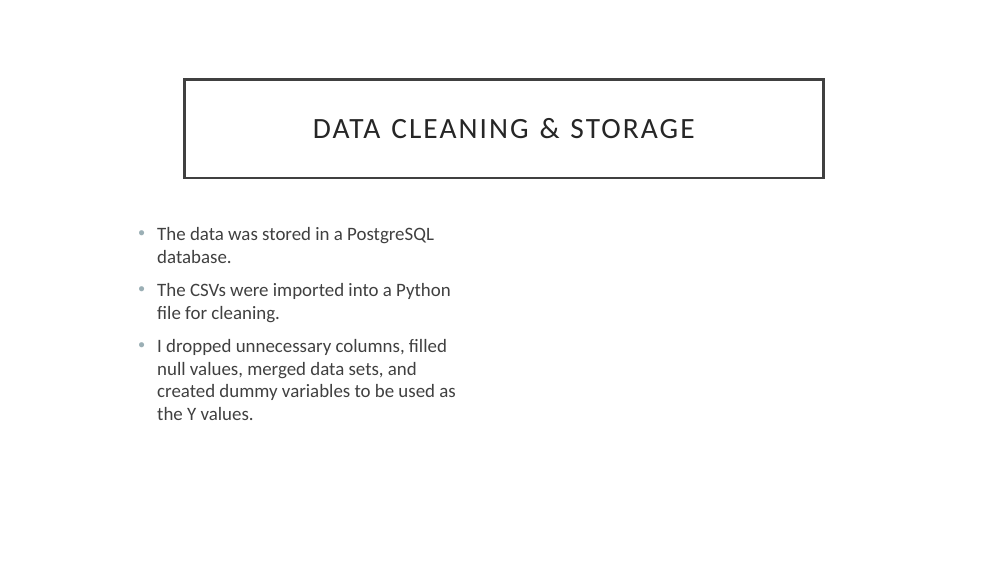
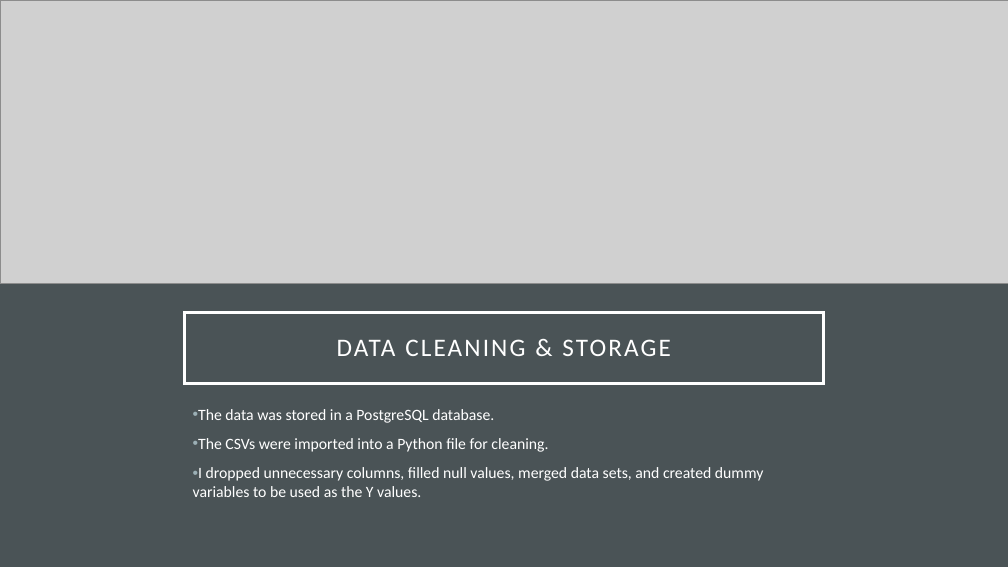
Before and after one commit to wreinhold/nba-awards-predictor, a slide deck: slide 3 of NBA Award Models Presentation.pptx (slide 4 before the commit). Drawn at 1008x567 pixels with LibreOffice and Linux fonts; fonts in the diff are those of the drawing; grey boxes stand for pictures. Boxes give left, top, right and bottom in pixels: in the first picture for what was removed or moved away, otherwise in the second. Text is boxed around its words. In the diff, an @@ line names an element or a change of style, - is before the commit and + after.

Commit message:
small change to presentation

```diff
--- a/NBA Award Models Presentation.pptx
+++ b/NBA Award Models Presentation.pptx
@@ background #FFFFFF to #F2F2F2 @@
@@ rectangle added at bbox=[0, 0, 504, 567], fill #9BAFB5 @@
@@ rectangle added at bbox=[0, 0, 1008, 567], fill #F2F2F2 @@
@@ picture added at bbox=[0, 0, 1008, 284] @@
@@ rectangle added at bbox=[0, 284, 1008, 567], fill #4A5356 @@
@@ title "DATA CLEANING & STORAGE": place and size @@
-title "DATA CLEANING & STORAGE" at bbox=[185, 79, 823, 178]
+title "DATA CLEANING & STORAGE" at bbox=[185, 313, 823, 384]
@@ title "DATA CLEANING & STORAGE" at bbox=[185, 313, 823, 384]: size 28 to 24 pt, text colour #262626 to #FFFFFF; fill #FFFFFF to none; outline #404040 2.5 pt to #FFFFFF 2.5 pt @@
@@ text "The data was stored in ...": place and size @@
-text "The data was stored in ..." at bbox=[157, 227, 455, 420]
+text "The data was stored in ..." at bbox=[193, 409, 763, 497]
@@ text "The data was stored in ..." at bbox=[193, 409, 763, 497]: size 18 to 15 pt, text colour #404040 to #FFFFFF; indent changed @@
```
Also in this commit, not shown: 1 other slide changed, 1 slide removed.
